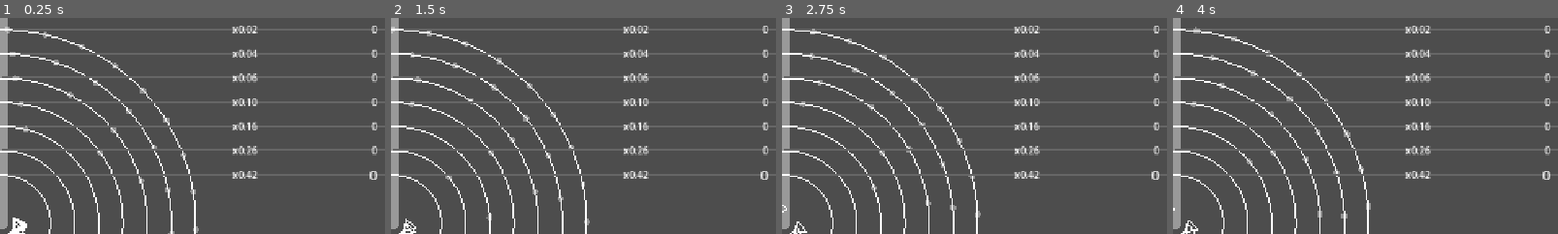
Above: before the commit, frames 1-4 (left to right).
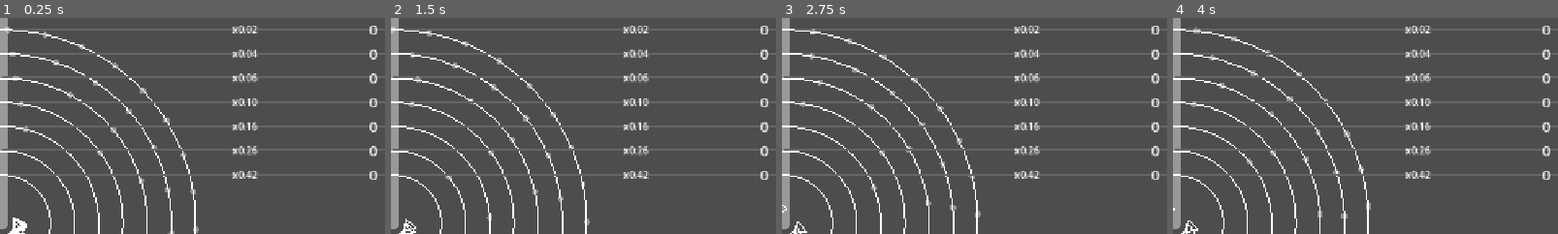
Above: after the commit, the same moments.

Repository: kamikoloss/syzygy
Game: Godot game, scene res://scenes/main.tscn
The game is run twice, just before and just after one commit, with the same random seed, the same clock (stepped at 60 frames per second) and the same inputs.
Inputs:
- Up to frame 1 (0.25 s): no input
- Up to frame 2 (1.5 s): click "PLAY" at 0.5 s; click "PLAY" at 1.25 s
- Up to frame 3 (2.75 s): click "STOP" at 2 s
- Up to frame 4 (4 s): click "STOP" at 2.75 s; click "PLAY" at 3.5 s
The pictures show only the part of the screen within x 49-99%, y 3-53%; the shares and areas given below are measured in that part.

The runs differ from the first frame. In frame 1, 0.5% of the frame differs, in the area x 95-98%, y 3-65%; in frame 2, 0.5%; in frame 3, 0.5%; in frame 4, 0.5%.

Commit message:
add util method format_number_with_commas()

Diff:
--- a/scenes/chip_storage.gd
+++ b/scenes/chip_storage.gd
@@ -10,7 +10,7 @@
 var price := 0:
     set(v):
         price = v
-        _label_price.text = str(price)
+        _label_price.text = Util.format_number_with_commas(price)
 var is_locked := false:
     set(v):
         is_locked = v
--- a/scenes/main.gd
+++ b/scenes/main.gd
@@ -24,14 +24,14 @@
         var before = total_score
         total_score = v
         var tween := create_tween().set_ease(Tween.EASE_OUT).set_trans(Tween.TRANS_QUINT)
-        tween.tween_method(func(x): _label_total_score.text = str(x), before, total_score, SCORE_CHANGE_DURATION)
+        tween.tween_method(func(x): _label_total_score.text = Util.format_number_with_commas(x), before, total_score, SCORE_CHANGE_DURATION)
         _try_unlock_storages()
 var stack_scores_sum := 0:
     set(v):
         var before = stack_scores_sum
         stack_scores_sum = v
         var tween := create_tween().set_ease(Tween.EASE_OUT).set_trans(Tween.TRANS_QUINT)
-        tween.tween_method(func(x): _label_score_sum.text = str(x), before, stack_scores_sum, SCORE_CHANGE_DURATION)
+        tween.tween_method(func(x): _label_score_sum.text = Util.format_number_with_commas(x), before, stack_scores_sum, SCORE_CHANGE_DURATION)
 var stack_scores := [0, 0, 0, 0, 0, 0]
 var total_time_sec := 0.0:
     set(v):
@@ -113,7 +113,7 @@
     stack_scores[rail_number] = score
     var tween := create_tween().set_ease(Tween.EASE_OUT).set_trans(Tween.TRANS_QUINT)
     var label: Label = _label_line_score_parent.get_child(rail_number)
-    tween.tween_method(func(v): label.text = str(v), before, stack_scores[rail_number], SCORE_CHANGE_DURATION)
+    tween.tween_method(func(v): label.text = Util.format_number_with_commas(v), before, stack_scores[rail_number], SCORE_CHANGE_DURATION)
 
     var sum := 0
     for stack_score in stack_scores:
--- a/scenes/main.tscn
+++ b/scenes/main.tscn
@@ -153,6 +153,7 @@
 [node name="Label" type="Label" parent="UI/MarginContainerRight/VBoxContainerRight"]
 custom_minimum_size = Vector2(0, 40)
 layout_mode = 2
+theme_override_font_sizes/font_size = 24
 text = "999,999,999"
 horizontal_alignment = 2
 vertical_alignment = 1
@@ -160,6 +161,7 @@
 [node name="Label2" type="Label" parent="UI/MarginContainerRight/VBoxContainerRight"]
 custom_minimum_size = Vector2(0, 40)
 layout_mode = 2
+theme_override_font_sizes/font_size = 24
 text = "999,999,999"
 horizontal_alignment = 2
 vertical_alignment = 1
@@ -167,6 +169,7 @@
 [node name="Label3" type="Label" parent="UI/MarginContainerRight/VBoxContainerRight"]
 custom_minimum_size = Vector2(0, 40)
 layout_mode = 2
+theme_override_font_sizes/font_size = 24
 text = "999,999,999"
 horizontal_alignment = 2
 vertical_alignment = 1
@@ -174,6 +177,7 @@
 [node name="Label4" type="Label" parent="UI/MarginContainerRight/VBoxContainerRight"]
 custom_minimum_size = Vector2(0, 40)
 layout_mode = 2
+theme_override_font_sizes/font_size = 24
 text = "999,999,999"
 horizontal_alignment = 2
 vertical_alignment = 1
@@ -181,6 +185,7 @@
 [node name="Label5" type="Label" parent="UI/MarginContainerRight/VBoxContainerRight"]
 custom_minimum_size = Vector2(0, 40)
 layout_mode = 2
+theme_override_font_sizes/font_size = 24
 text = "999,999,999"
 horizontal_alignment = 2
 vertical_alignment = 1
@@ -188,6 +193,7 @@
 [node name="Label6" type="Label" parent="UI/MarginContainerRight/VBoxContainerRight"]
 custom_minimum_size = Vector2(0, 40)
 layout_mode = 2
+theme_override_font_sizes/font_size = 24
 text = "999,999,999"
 horizontal_alignment = 2
 vertical_alignment = 1
--- a/scripts/global_signal.gd
+++ b/scripts/global_signal.gd
@@ -1,4 +1,4 @@
-# GlobalSignal
+# class_name GlobalSignal
 extends Node
 
 signal chip_sensed(chip: Chip)
--- /dev/null
+++ b/scripts/util.gd
@@ -0,0 +1,17 @@
+class_name Util
+extends Node
+
+
+## ref. https://forum.godotengine.org/t/put-commas-into-a-number-gdscript/116184/3
+static func format_number_with_commas(number: int) -> String:
+    var num_str: String = str(number).lstrip("-")
+    var result: String = ""
+    var count: int = 0
+    for i in range(num_str.length() - 1, -1, -1):
+        result = num_str[i] + result
+        count += 1
+        if count % 3 == 0 and i != 0:
+            result = "," + result
+    if number < 0:
+        result = "-" + result
+    return result
Not shown, added: scripts/util.gd.uid
